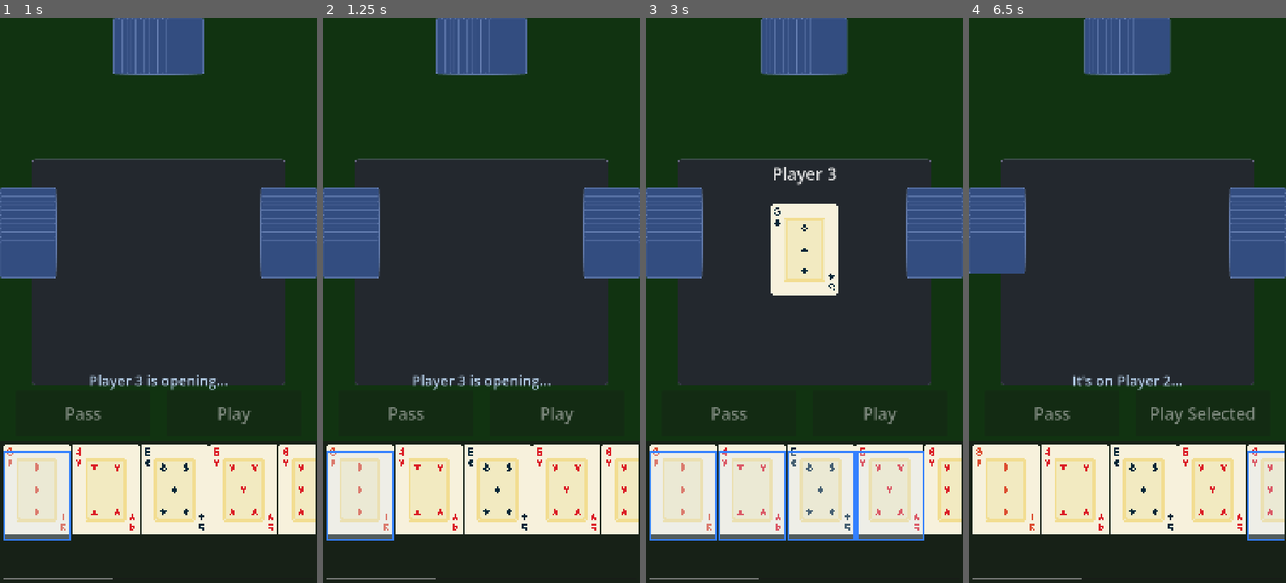
Above: before the commit, frames 1-4 (left to right).
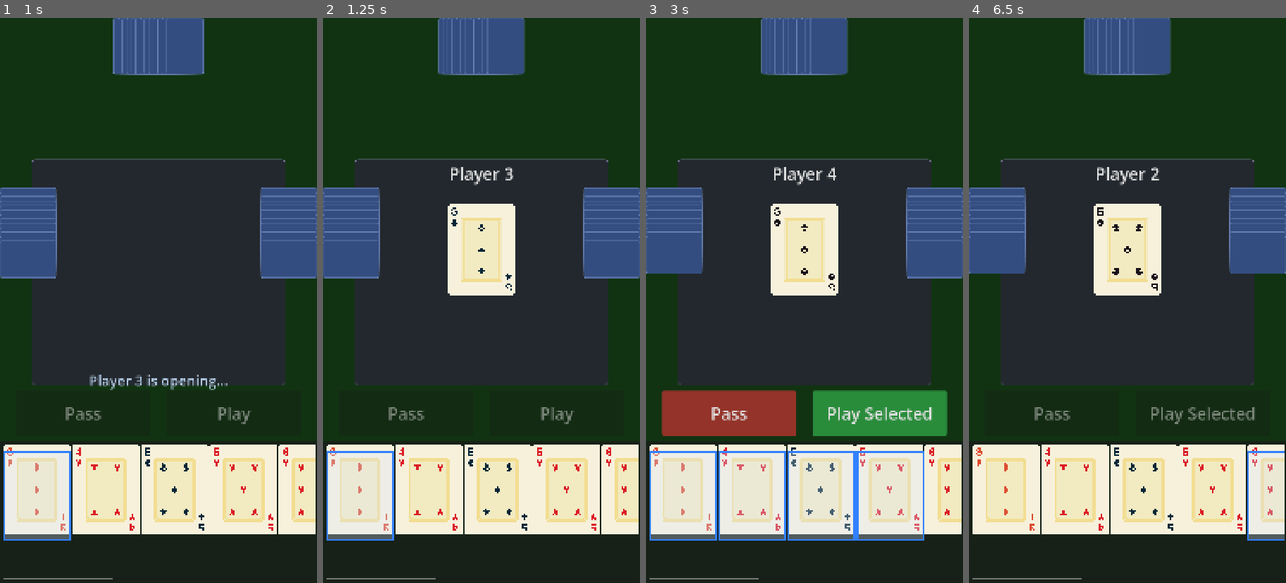
Above: after the commit, the same moments.

Repository: binhrobles/thirteen
Game: Godot game, scene res://scenes/main.tscn
Same seed, same stepped clock (60 frames per second), same inputs: the game is played once before the commit and once after it.
Inputs (mouse positions are in pixels of both pictures, inside the frame that each line leads up to):
- Up to frame 1 (1 s): tap Enter at 0.5 s; move the mouse to (38, 498) at 0.52 s; click (38, 498) at 0.67 s
- Up to frame 2 (1.25 s): no input
- Up to frame 3 (3 s): move the mouse to (750, 498) at 1.27 s; click (750, 498) at 1.42 s; tap Space at 2 s; move the mouse to (820, 498) at 2.02 s; click (820, 498) at 2.17 s; tap Enter at 2.75 s; move the mouse to (890, 498) at 2.77 s; click (890, 498) at 2.92 s
- Up to frame 4 (6.5 s): click "Play Selected" at 3.5 s; click "Play Selected" at 4.25 s; click "Pass" at 5 s; move the mouse to (1282, 498) at 5.77 s; click (1282, 498) at 5.92 s

Frame 1 is identical in both runs. In frame 2, 4.7% of the frame differs, in the area x 28-72%, y 0-66%; in frame 3, 7.2%, in the area x 0-96%, y 26-74%; in frame 4, 4.0%.

Commit message:
Implement greedy bot player strategy
Add BotPlayer class that chooses the lowest-value valid play:
- If opening (has power): plays the lowest single card
- Otherwise: sorts all valid plays by value and plays the lowest
- Passes if no valid plays available

Update TurnManager to use new greedy strategy:
- Replace combo-type priority logic with value-based selection
- Add random delay (1.0-2.0s) to simulate bot thinking
- Simplify _execute_bot_turn() by delegating strategy to BotPlayer

Closes thirteen-vibes-qzf.2 (Bot: greedy play strategy)
Closes thirteen-vibes-qzf (Epic: Simple Bot AI)

Co-Authored-By: Claude Sonnet 4.5 <noreply@anthropic.com>

Diff:
--- /dev/null
+++ b/scripts/bot_player.gd
@@ -0,0 +1,56 @@
+class_name BotPlayer
+extends RefCounted
+
+## Simple greedy bot player that chooses the lowest-value valid play
+
+
+static func choose_play(hand: Array[Card], last_play: Play) -> Array:
+	"""
+	Choose the lowest-value play from all valid options.
+
+	Strategy:
+	- If opening (has power): play the lowest single
+	- Otherwise: play the lowest-value combo that beats the current play
+	- If no valid plays: return empty array (will pass)
+
+	Args:
+		hand: The bot's current cards
+		last_play: The last play on the table (null if bot has power)
+
+	Returns:
+		Array of cards to play, or empty array to pass
+	"""
+	# Evaluate all valid plays
+	var evaluation := BotHandEvaluator.evaluate(hand, last_play)
+
+	# If opening (has power), play the lowest single
+	if last_play == null:
+		if not evaluation.singles.is_empty():
+			return evaluation.singles[0]  # Singles are already sorted by value
+		# Fallback to any valid play if no singles (shouldn't happen with 13 cards)
+
+	# Get all valid plays across all combo types
+	var all_plays: Array[Array] = evaluation.get_all_plays()
+
+	if all_plays.is_empty():
+		return []  # No valid plays, will pass
+
+	# Sort by value (compare highest card in each play)
+	all_plays.sort_custom(_compare_plays)
+
+	# Return the lowest-value play
+	return all_plays[0]
+
+
+static func _compare_plays(play_a: Array, play_b: Array) -> bool:
+	"""Compare two plays by their highest card value. Returns true if a < b."""
+	return _get_play_value(play_a) < _get_play_value(play_b)
+
+
+static func _get_play_value(cards: Array) -> int:
+	"""Get the value of a play (highest card's value)"""
+	var max_value := 0
+	for card in cards:
+		if card.value > max_value:
+			max_value = card.value
+	return max_value
--- a/scripts/turn_manager.gd
+++ b/scripts/turn_manager.gd
@@ -2,6 +2,8 @@
 extends Node
 
 ## Orchestrates turn flow between human and bots with UI updates
+
+const BotPlayerScript := preload("res://scripts/bot_player.gd")
 
 signal turn_started(player_id: int, is_human: bool)
 signal move_completed(player_id: int)
@@ -13,7 +15,6 @@
 var pass_button: Button
 
 var game_state
-var bot_turn_delay := 1.5  # Seconds before bot plays
 
 const HUMAN_PLAYER := 0
 
@@ -89,20 +90,20 @@
 		else:
 			play_area_ui.show_waiting(player_name)
 
-	# Delay before bot plays
-	await get_tree().create_timer(bot_turn_delay).timeout
+	# Random delay to simulate thinking (1.0 - 2.0 seconds)
+	var delay := randf_range(1.0, 2.0)
+	await get_tree().create_timer(delay).timeout
 	_execute_bot_turn(player_id)
 
 
 func _execute_bot_turn(player_id: int) -> void:
-	"""Execute bot's turn using hand evaluator"""
+	"""Execute bot's turn using greedy strategy"""
 	var hand: Array = game_state.get_hand(player_id)
 
-	# Evaluate all valid plays from bot's hand
-	var evaluation := BotHandEvaluator.evaluate(hand, game_state.last_play)
-
-	# Check if bot has any valid plays
-	if not evaluation.has_any_plays():
+	# Use greedy strategy to choose the lowest-value valid play
+	var cards_to_play: Array = BotPlayerScript.choose_play(hand, game_state.last_play)
+
+	if cards_to_play.is_empty():
 		# No valid plays - must pass
 		if game_state.last_play:
 			game_state.pass_turn(player_id)
@@ -112,30 +113,9 @@
 			print("ERROR: Bot has power but no valid plays!")
 		return
 
-	# Simple greedy strategy: play the lowest valid combo
-	# Priority: singles > pairs > triples > quads > runs > bombs
-	var cards_to_play: Array
-
-	if not evaluation.singles.is_empty():
-		cards_to_play = evaluation.singles[0]  # Play lowest single
-	elif not evaluation.pairs.is_empty():
-		cards_to_play = evaluation.pairs[0]
-	elif not evaluation.triples.is_empty():
-		cards_to_play = evaluation.triples[0]
-	elif not evaluation.quads.is_empty():
-		cards_to_play = evaluation.quads[0]
-	elif not evaluation.runs.is_empty():
-		cards_to_play = evaluation.runs[0]
-	elif not evaluation.bombs.is_empty():
-		cards_to_play = evaluation.bombs[0]
-
 	# Execute the play
-	if not cards_to_play.is_empty():
-		game_state.play_cards(player_id, cards_to_play)
-		_show_bot_play(player_id, cards_to_play)
-	else:
-		# Shouldn't reach here
-		print("ERROR: Bot evaluation found plays but none selected!")
+	game_state.play_cards(player_id, cards_to_play)
+	_show_bot_play(player_id, cards_to_play)
 
 
 func _show_bot_play(player_id: int, cards: Array[Card]) -> void:
Not shown, added: scripts/bot_player.gd.uid
Not shown, changed: .beads/issues.jsonl
